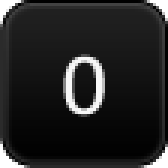
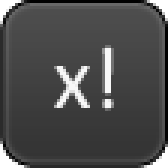
Two versions of the same layered image (168 x 168). Layer-by-layer changes:
added layer "x!" in group "Text" over (x1=54, y1=45, x2=114, y2=111)
hid "0" over (x1=63, y1=54, x2=105, y2=117)
moved "over" into group "Black Button" over (x1=3, y1=3, x2=165, y2=165)
moved "normal" into group "Black Button" over (x1=3, y1=3, x2=165, y2=165)
